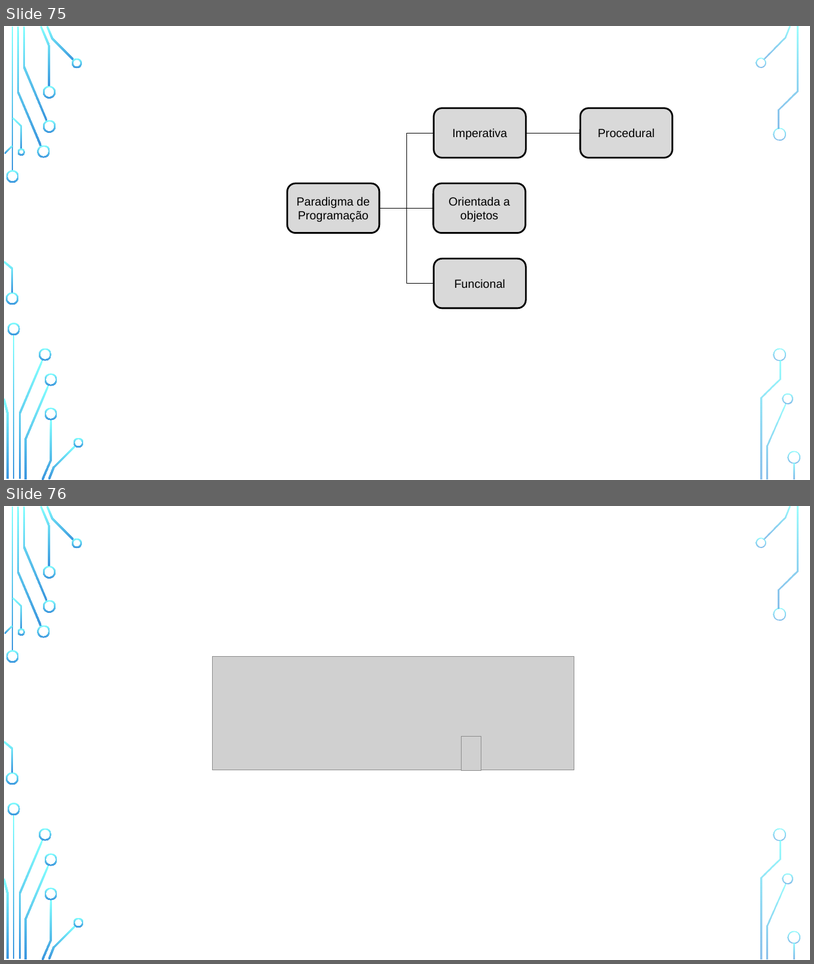
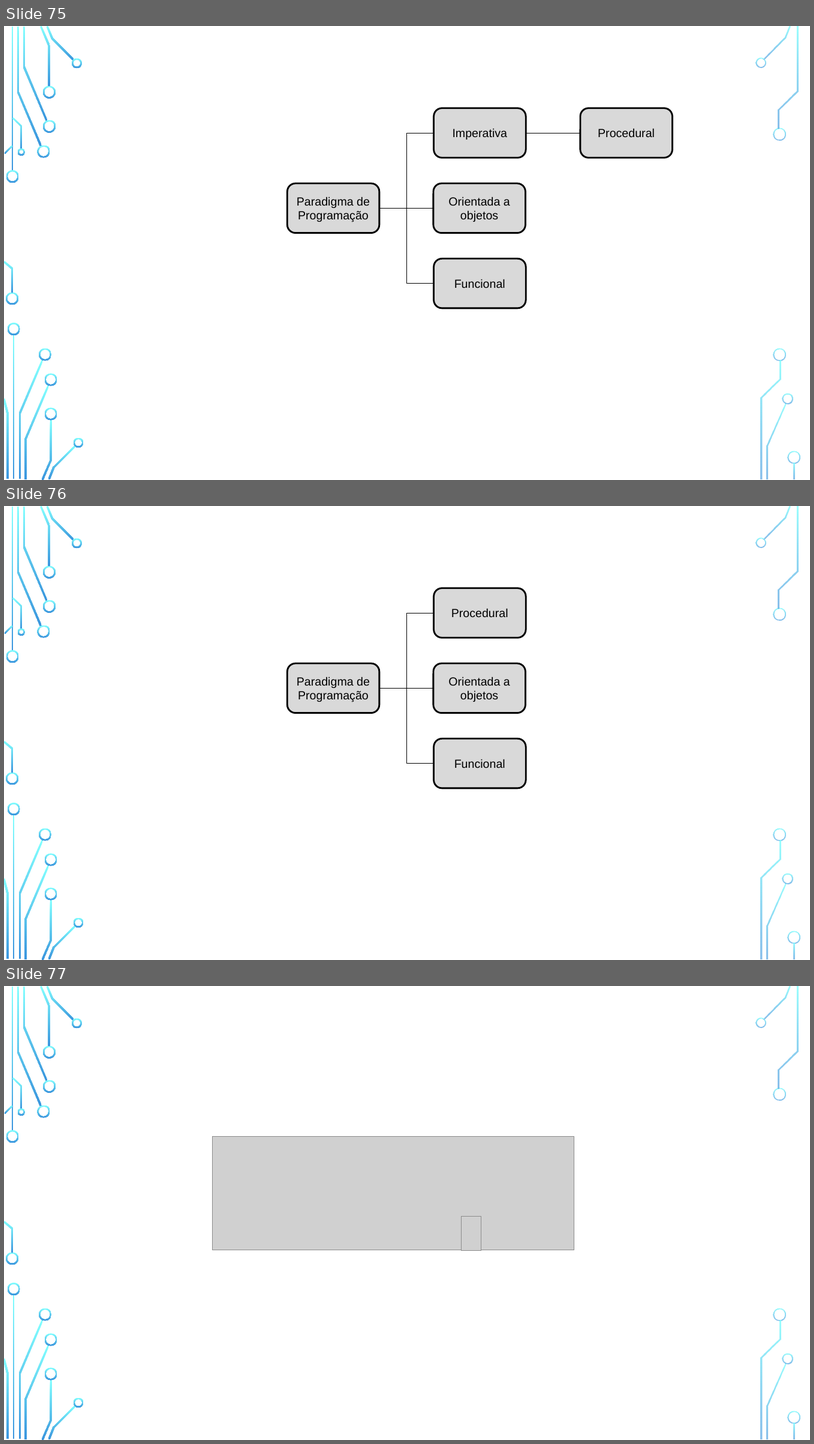
Before and after one commit to zz4fap/python-programming, a slide deck: figures/C126_figures.pptx. Shown one above the other, each under a label of ours: slides 75 and 76 before the commit, slides 75, 76 and 77 after it. The pictures are 814x964 and 814x1444 pixels, drawn with LibreOffice and Linux fonts; fonts in the diff are those of the drawing; grey boxes stand for pictures; background and template pictures are left out. Boxes give left, top, right and bottom in pixels: in the first picture for what was removed or moved away, otherwise in the second. Text is boxed around its words. In the diff, an @@ line names an element or a change of style, - is before the commit and + after.

```diff
--- a/figures/C126_figures.pptx
+++ b/figures/C126_figures.pptx
@@ slide 76 added at [4, 506, 810, 960], background picture (left out); not listed: 36 template elements that a slide beside it also shows @@
@@ group added at [288, 588, 526, 788]: 4 rounded rectangles, 3 elbow lines @@
+Paradigma de
+Programação
+Procedural
+Orientada a objetos
+Funcional
@@ what was slide 76 is now slide 77 @@
```
Also in this commit, not shown: 2 other files.
